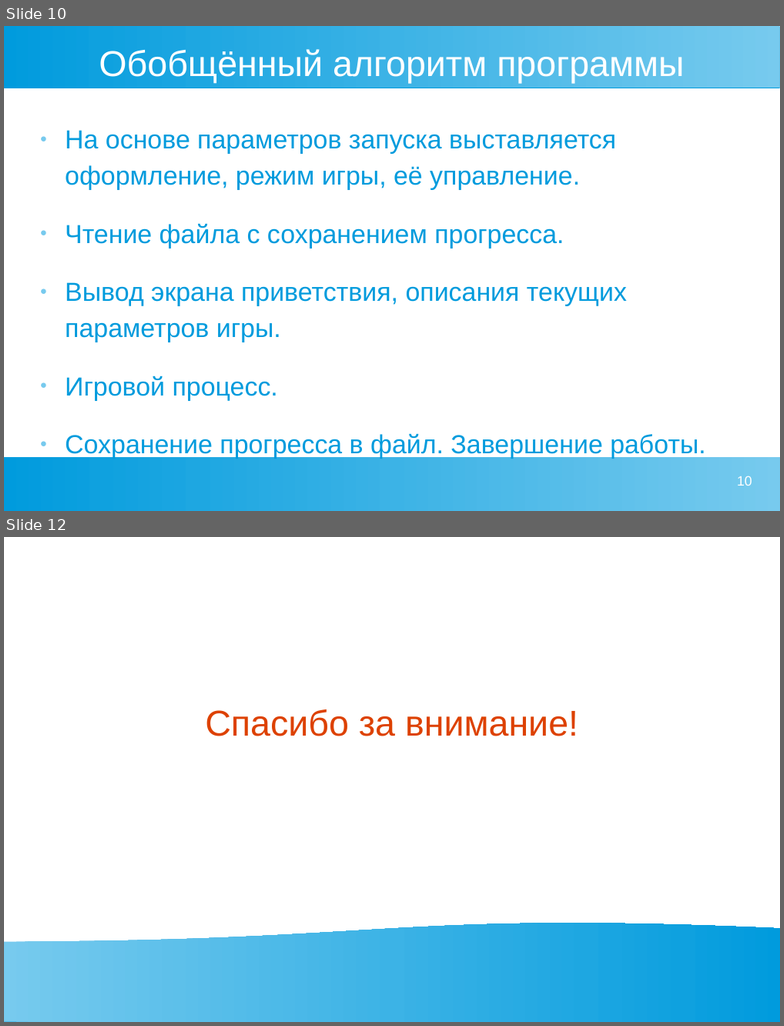
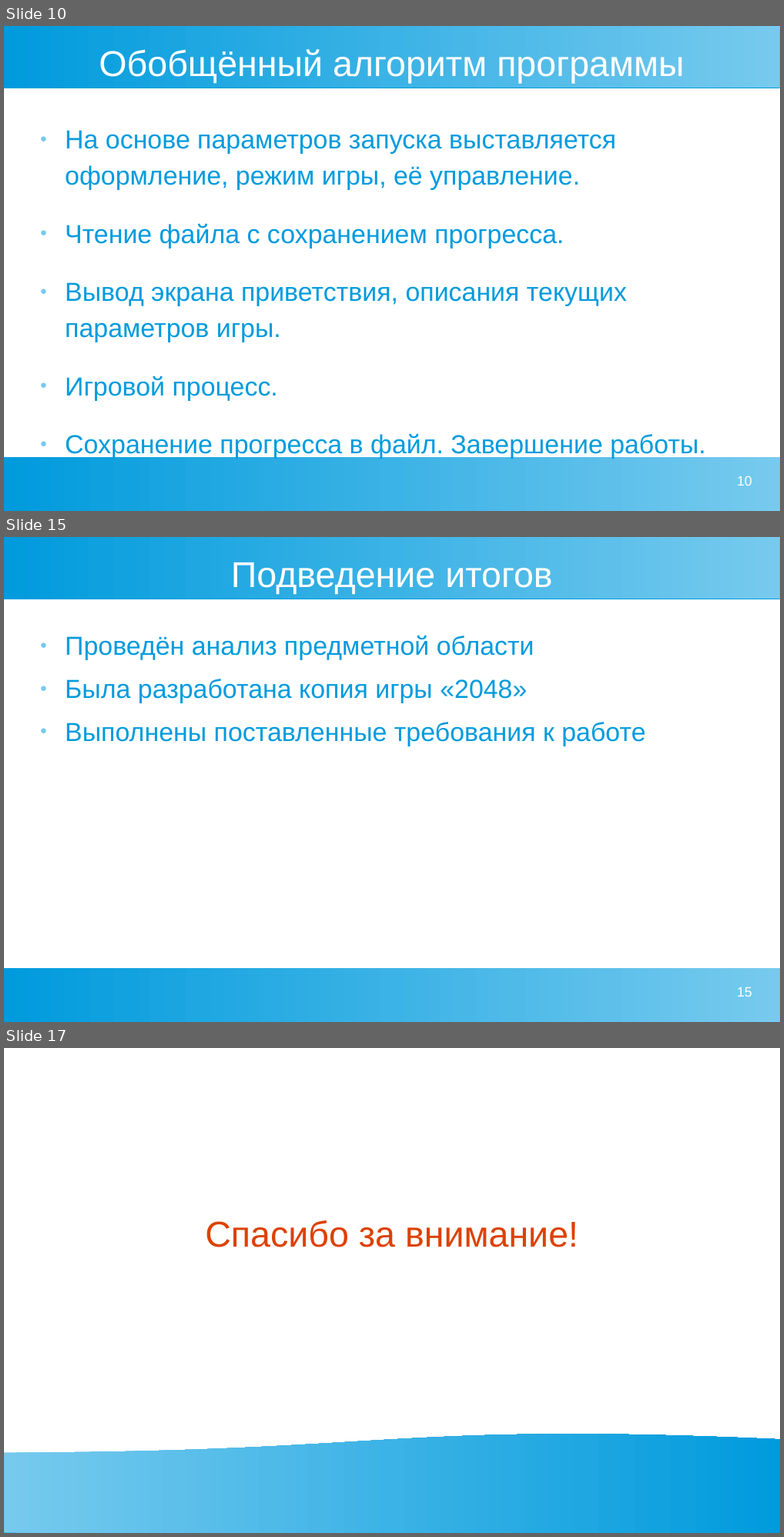
Before and after one commit to zhigunovsemyon/2048, a slide deck: presentation/Presentation.odp. Shown one above the other, each under a label of ours: slides 10 and 12 before the commit, slides 10, 15 and 17 after it; the slides between them are not shown. The pictures are 784x1026 and 784x1537 pixels, drawn with LibreOffice and Linux fonts; fonts in the diff are those of the drawing. Boxes give left, top, right and bottom in pixels: in the first picture for what was removed or moved away, otherwise in the second. Text is boxed around its words. In the diff, an @@ line names an element or a change of style, - is before the commit and + after.

```diff
--- a/presentation/Presentation.odp
+++ b/presentation/Presentation.odp
@@ slide 15 added at bbox=[4, 537, 780, 1022], background #FFFFFF; not listed: 2 template elements that a slide beside it also shows @@
@@ title added at bbox=[231, 562, 552, 594], 36.7 pt, text #FFFFFF @@
+Подведение итогов
@@ text added at bbox=[65, 635, 645, 746], 26.7 pt, text #009BDD @@
+● Проведён анализ предметной области
+● Была разработана копия игры «2048»
+● Выполнены поставленные требования к работе
@@ page number added at bbox=[737, 987, 752, 997], 14 pt, text #FFFFFF @@
+15
@@ what was slide 12 is now slide 17 @@
```
Also in this commit, not shown: 1 slide changed, 4 other slides added, 5 other files.
